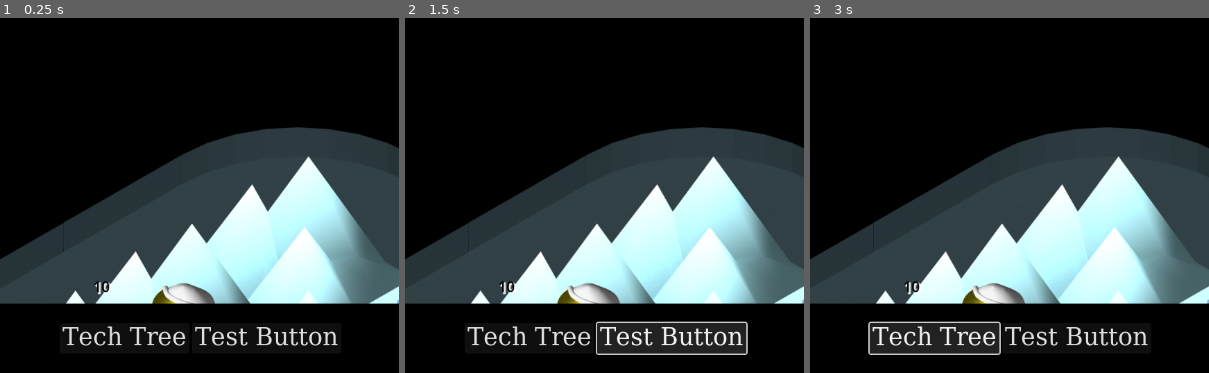
Above: before the commit, frames 1-3 (left to right).
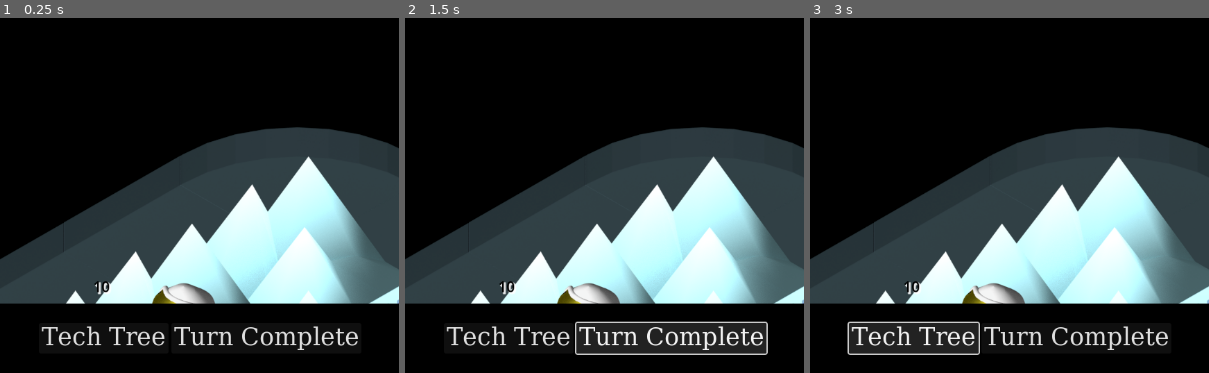
Above: after the commit, the same moments.

Repository: lifflander/stp
Game: Godot game, scene res://scenes/Main.tscn
Same seed, same stepped clock (60 frames per second), same inputs: the game is played once before the commit and once after it.
Inputs (mouse positions are % of the whole screen's width and height, from its top left):
- Up to frame 1 (0.25 s): no input
- Up to frame 2 (1.5 s): click "Tech Tree" at 0.5 s; click (58, 95) at 1.25 s, where only the run before the commit has a clickable "Test Button"
- Up to frame 3 (3 s): click (58, 95) at 2 s, where only the run after the commit has a clickable "Turn Complete"; click "Tech Tree" at 2.75 s
The pictures show only the part of the screen within x 25-75%, y 50-100%; the shares and areas given below are measured in that part.

The runs differ from the first frame. In frame 1, 2.1% of the frame differs, in the area x 10-90%, y 86-94%; in frame 2, 2.7%; in frame 3, 2.7%, in the area x 9-90%, y 85-95%.

Commit message:
Add abilities and turns

Diff:
--- a/iso-tileset-2.tres
+++ b/iso-tileset-2.tres
@@ -201,6 +201,35 @@
 3:0/0/texture_origin = Vector2i(0, 10)
 3:0/0/modulate = Color(1, 0, 0, 0.45098)
 
+[sub_resource type="TileSetAtlasSource" id="TileSetAtlasSource_yrrxs"]
+resource_name = "UnitSetDisabled"
+texture = ExtResource("2_t27ds")
+texture_region_size = Vector2i(473, 385)
+0:0/0 = 0
+0:0/0/modulate = Color(0.381703, 0.381703, 0.381703, 1)
+1:0/0 = 0
+2:0/0 = 0
+3:0/0 = 0
+4:0/0 = 0
+5:0/0 = 0
+6:0/0 = 0
+7:0/0 = 0
+7:1/0 = 0
+6:1/0 = 0
+5:1/0 = 0
+4:1/0 = 0
+3:1/0 = 0
+2:1/0 = 0
+0:1/0 = 0
+1:1/0 = 0
+0:2/0 = 0
+1:2/0 = 0
+2:2/0 = 0
+3:2/0 = 0
+4:2/0 = 0
+5:2/0 = 0
+6:2/0 = 0
+
 [sub_resource type="TileSetAtlasSource" id="TileSetAtlasSource_fcyon"]
 texture = ExtResource("7_5b08o")
 margins = Vector2i(3, 0)
@@ -384,4 +413,5 @@
 sources/13 = SubResource("TileSetAtlasSource_udjj6")
 sources/14 = SubResource("TileSetAtlasSource_hhd54")
 sources/15 = SubResource("TileSetAtlasSource_tkf6t")
+sources/16 = SubResource("TileSetAtlasSource_yrrxs")
 pattern_0 = SubResource("TileMapPattern_74qju")
--- a/scenes/Main.tscn
+++ b/scenes/Main.tscn
@@ -172,13 +172,13 @@
 [node name="HBoxContainer" type="HBoxContainer" parent="UI/ControlBottom/CenterContainer"]
 layout_mode = 2
 
-[node name="Button" type="Button" parent="UI/ControlBottom/CenterContainer/HBoxContainer"]
+[node name="TechTreeButton" type="Button" parent="UI/ControlBottom/CenterContainer/HBoxContainer"]
 layout_mode = 2
 text = "Tech Tree"
 
-[node name="Button2" type="Button" parent="UI/ControlBottom/CenterContainer/HBoxContainer"]
-layout_mode = 2
-text = "Test Button"
+[node name="TurnCompleteButton" type="Button" parent="UI/ControlBottom/CenterContainer/HBoxContainer"]
+layout_mode = 2
+text = "Turn Complete"
 
 [node name="ControlTop" type="Control" parent="UI"]
 layout_mode = 3
@@ -316,3 +316,5 @@
 
 [node name="UnitSelectUI" parent="UI" instance=ExtResource("10_1bjno")]
 visible = false
+
+[connection signal="pressed" from="UI/ControlBottom/CenterContainer/HBoxContainer/TurnCompleteButton" to="LogicEngine" method="_on_turn_complete_button_pressed"]
--- a/scenes/unit_select_ui.tscn
+++ b/scenes/unit_select_ui.tscn
@@ -78,21 +78,23 @@
 expand_mode = 1
 stretch_mode = 5
 
-[node name="HBoxContainer2" type="HBoxContainer" parent="PanelContainer/MarginContainer/GridContainer/VBoxContainer2"]
-layout_mode = 2
-
-[node name="Ability1Button" type="Button" parent="PanelContainer/MarginContainer/GridContainer/VBoxContainer2/HBoxContainer2"]
+[node name="AbilityContainer" type="HBoxContainer" parent="PanelContainer/MarginContainer/GridContainer/VBoxContainer2"]
+layout_mode = 2
+
+[node name="Ability1Button" type="Button" parent="PanelContainer/MarginContainer/GridContainer/VBoxContainer2/AbilityContainer"]
+visible = false
 layout_direction = 2
 layout_mode = 2
 size_flags_horizontal = 2
 text = "Ability 1"
 
-[node name="Ability2Button" type="Button" parent="PanelContainer/MarginContainer/GridContainer/VBoxContainer2/HBoxContainer2"]
+[node name="Ability2Button" type="Button" parent="PanelContainer/MarginContainer/GridContainer/VBoxContainer2/AbilityContainer"]
+visible = false
 layout_direction = 2
 layout_mode = 2
 text = "Ability 2"
 
-[node name="Spacer" type="Control" parent="PanelContainer/MarginContainer/GridContainer/VBoxContainer2/HBoxContainer2"]
+[node name="Spacer" type="Control" parent="PanelContainer/MarginContainer/GridContainer/VBoxContainer2/AbilityContainer"]
 custom_minimum_size = Vector2(300, 0)
 layout_mode = 2
 size_flags_horizontal = 2
--- a/scripts/LogicEngine.gd
+++ b/scripts/LogicEngine.gd
@@ -204,6 +204,27 @@
 		else:
 			return border_tiles
 
+class BaseAbility:
+	func getName() -> String:
+		return "None"
+
+	func getDescription() -> String:
+		return "Write something longer here"
+
+class DashAbility extends BaseAbility:
+	func getName() -> String:
+		return "Dash"
+
+	func getDescription() -> String:
+		return "After moving this unit, you may attack."
+
+class BounceAbility extends BaseAbility:
+	func getName() -> String:
+		return "Bounce"
+
+	func getDescription() -> String:
+		return "After moving this unit, you may attack and then you can move it again."
+
 class UnitAbilities:
 	var distance : int = 1
 	var attack : int = 1
@@ -211,6 +232,20 @@
 	var max_hp : int = 10
 	var defense : int = 1
 	var range : int = 1
+
+	var special : Array[BaseAbility] = []
+
+	func hasDash() -> bool:
+		for ability in special:
+			if ability is DashAbility:
+				return true
+		return false
+
+	func hasBounce() -> bool:
+		for ability in special:
+			if ability is BounceAbility:
+				return true
+		return false
 
 class Unit:
 	var location : Vector2i
@@ -224,6 +259,20 @@
 	var credits_cost : int = 2
 	var base_supporting : Base = null
 	var unit_health_label : Label = null
+	var moved_counter = 0
+	var attack_counter = 0
+
+	func canMove() -> bool:
+		if abilities.hasBounce():
+			return (moved_counter == 0 and attack_counter == 0) or (moved_counter == 1 and attack_counter == 1)
+		else:
+			return moved_counter == 0 and attack_counter == 0
+
+	func canAttack() -> bool:
+		if abilities.hasDash():
+			return attack_counter == 0
+		else:
+			return attack_counter == 0 and moved_counter == 0
 
 	func _init(in_le : LogicEngine, in_tile_map : IsoTileMap, in_location : Vector2i, in_unit_source_id : int, in_unit_coord : Vector2i):
 		tile_map = in_tile_map
@@ -247,6 +296,16 @@
 		cost_label.set_text(str(credits_cost))
 		var unit_icon = ui.find_child("UnitIcon", true) as TextureRect
 		unit_icon.set_texture(tile_map.makeTextureForButton(getSmallImage()))
+
+		var ability_container = ui.find_child("AbilityContainer", true) as HBoxContainer
+		var spacer_node = ability_container.find_child("Spacer")
+		for c in ability_container.get_children():
+			ability_container.remove_child(c)
+		for ability in abilities.special:
+			var b : Button = Button.new()
+			b.set_text(ability.getName())
+			ability_container.add_child(b)
+		ability_container.add_child(spacer_node)
 
 		var health_value = ui.find_child("HealthValue", true) as Label
 		health_value.set_text(str(abilities.hp))
@@ -264,6 +323,7 @@
 		location = new_location
 
 	func changeLocation(new_location : Vector2i):
+		moved_counter += 1
 		le.map.getTileVec(location).unit = null
 		le.map.getTileVec(new_location).unit = self
 		location = new_location
@@ -281,7 +341,7 @@
 			for d in le.getBasicDirections():
 				var loc_to_check : Vector2i = position + d
 				var tile : Map.Tile = le.map.getTileVec(loc_to_check)
-				if not tile.hasUnit():
+				if not tile.hasUnit() and loc_to_check != location:
 					if tile.type in getValidTypes():
 						valid_moves.append(loc_to_check)
 
@@ -320,6 +380,7 @@
 		abilities.max_hp = hp
 
 	func attack(tile : Vector2i):
+		attack_counter += 1
 		var defending_unit = le.map.getTileVec(tile).unit
 		assert(defending_unit != null)
 
@@ -353,6 +414,7 @@
 		setHP(10)
 		abilities.attack = 2
 		abilities.defense = 2
+		abilities.special.append(DashAbility.new())
 		super(in_le, in_tile_map, in_location, unit_source_id, unit_coords)
 
 	func getValidTypes() -> Array[Map.TileTypeEnum]:
@@ -501,6 +563,7 @@
 		var unit_coords : Vector2i = Vector2i(3, 2)
 		setHP(5)
 		abilities.distance = 2
+		abilities.special.append(BounceAbility.new())
 		super(in_le, in_tile_map, in_location, unit_source_id, unit_coords)
 
 	func getValidTypes() -> Array[Map.TileTypeEnum]:
@@ -623,3 +686,9 @@
 	if tile_map != null and not is_initialized:
 		is_initialized = true
 		initialize(4)
+
+func _on_turn_complete_button_pressed():
+	for p in players:
+		for u in p.units:
+			u.moved_counter = 0
+			u.attack_counter = 0
--- a/scripts/TileMap.gd
+++ b/scripts/TileMap.gd
@@ -215,6 +215,9 @@
 
 	selection = SelectionState.new(map)
 
+	#var source = tile_set.get_source(8) as TileSetAtlasSource
+	#tile_set.add_source()
+
 func removeResource(t : Vector2i):
 	map.getTileVec(t).resource.source_id = -1
 	set_cell(resource_layer_id, t, -1, Vector2i(-1,-1))
@@ -395,39 +398,42 @@
 		var unit = elm.unit
 
 		if unit:
-			var valid_moves = selection.unit_valid_moves
-			if tile in valid_moves:
-				var into_wormhole : bool = false
-				if map.getTileVec(tile).isOownedByBase():
-					var base = map.getTileVec(tile).baseOwnedBy()
-					for i in base.improvements:
-						if i.location == tile and i.isWormhole():
-							into_wormhole = true
-
-				if into_wormhole:
-					print("into wormhole")
-
-				print("moving to tile: ", tile)
-				undrawUnit(unit, unit.location, false)
-				var tween = animateUnit(unit, selection.getTile(), tile)
-				elm.unit = null
-
-				var do_move = func do_move_impl():
-					logic_engine.moveUnit(unit, selection.getTile(), tile)
-
-				tween.tween_callback(do_move)
-
-				tile = Vector2i(-1,-1)
-
-			var squares_can_attack : Array[Vector2i] = selection.unit_valid_attacks
-			if tile in squares_can_attack:
-				logic_engine.unitAttack(unit, map.getTileVec(tile).unit)
-				tile = Vector2i(-1,-1)
-
-			for move in valid_moves:
-				set_cell(selection_layer, move, -1, Vector2i(3,0), 0)
-			for s in squares_can_attack:
-				set_cell(selection_layer, s, -1, Vector2i(3,0), 0)
+			if unit.canMove():
+				var valid_moves = selection.unit_valid_moves
+				if tile in valid_moves:
+					var into_wormhole : bool = false
+					if map.getTileVec(tile).isOownedByBase():
+						var base = map.getTileVec(tile).baseOwnedBy()
+						for i in base.improvements:
+							if i.location == tile and i.isWormhole():
+								into_wormhole = true
+
+					if into_wormhole:
+						print("into wormhole")
+
+					print("moving to tile: ", tile)
+					undrawUnit(unit, unit.location, false)
+					var tween = animateUnit(unit, selection.getTile(), tile)
+					elm.unit = null
+
+					var do_move = func do_move_impl():
+						logic_engine.moveUnit(unit, selection.getTile(), tile)
+
+					tween.tween_callback(do_move)
+
+					tile = Vector2i(-1,-1)
+
+					for move in valid_moves:
+						set_cell(selection_layer, move, -1, Vector2i(3,0), 0)
+
+			if unit.canAttack():
+				var squares_can_attack : Array[Vector2i] = selection.unit_valid_attacks
+				if tile in squares_can_attack:
+					logic_engine.unitAttack(unit, map.getTileVec(tile).unit)
+					tile = Vector2i(-1,-1)
+
+				for s in squares_can_attack:
+					set_cell(selection_layer, s, -1, Vector2i(3,0), 0)
 
 			if tile != Vector2i(-1,-1):
 				set_cell(unit_layer_id, selection.getTile(), unit.unit_source_id, unit.unit_coord, 0)
@@ -467,24 +473,26 @@
 				if i.location == tile and i.isWormhole():
 					into_wormhole = true
 
-		var all_moves : Array[Vector2i] = []
-		if into_wormhole:
-			for p in logic_engine.players:
-				for u in p.units:
-					if u is LogicEngine.WormholeUnit:
-						var valid_moves = unit.getValidMovesImpl([u.location])
-						all_moves += valid_moves
-
-		all_moves += unit.getValidMoves()
-		selection.unit_valid_moves = all_moves
-		for move in all_moves:
-			set_cell(selection_layer, move, 9, Vector2i(3,0), 0)
-
-		var units_can_attack : Array[LogicEngine.Unit] = unit.getUnitsWithinRange()
-		selection.unit_valid_attacks = []
-		for u in units_can_attack:
-			selection.unit_valid_attacks.append(u.location)
-			set_cell(selection_layer, u.location, 15, Vector2i(3,0), 0)
+		if unit.canMove():
+			var all_moves : Array[Vector2i] = []
+			if into_wormhole:
+				for p in logic_engine.players:
+					for u in p.units:
+						if u is LogicEngine.WormholeUnit:
+							var valid_moves = unit.getValidMovesImpl([u.location])
+							all_moves += valid_moves
+
+			all_moves += unit.getValidMoves()
+			selection.unit_valid_moves = all_moves
+			for move in all_moves:
+				set_cell(selection_layer, move, 9, Vector2i(3,0), 0)
+
+		if unit.canAttack():
+			var units_can_attack : Array[LogicEngine.Unit] = unit.getUnitsWithinRange()
+			selection.unit_valid_attacks = []
+			for u in units_can_attack:
+				selection.unit_valid_attacks.append(u.location)
+				set_cell(selection_layer, u.location, 15, Vector2i(3,0), 0)
 
 
 		if unit.hasBuilder():
Not shown: 1 places in iso-tileset-2.tres that only renumber resources
